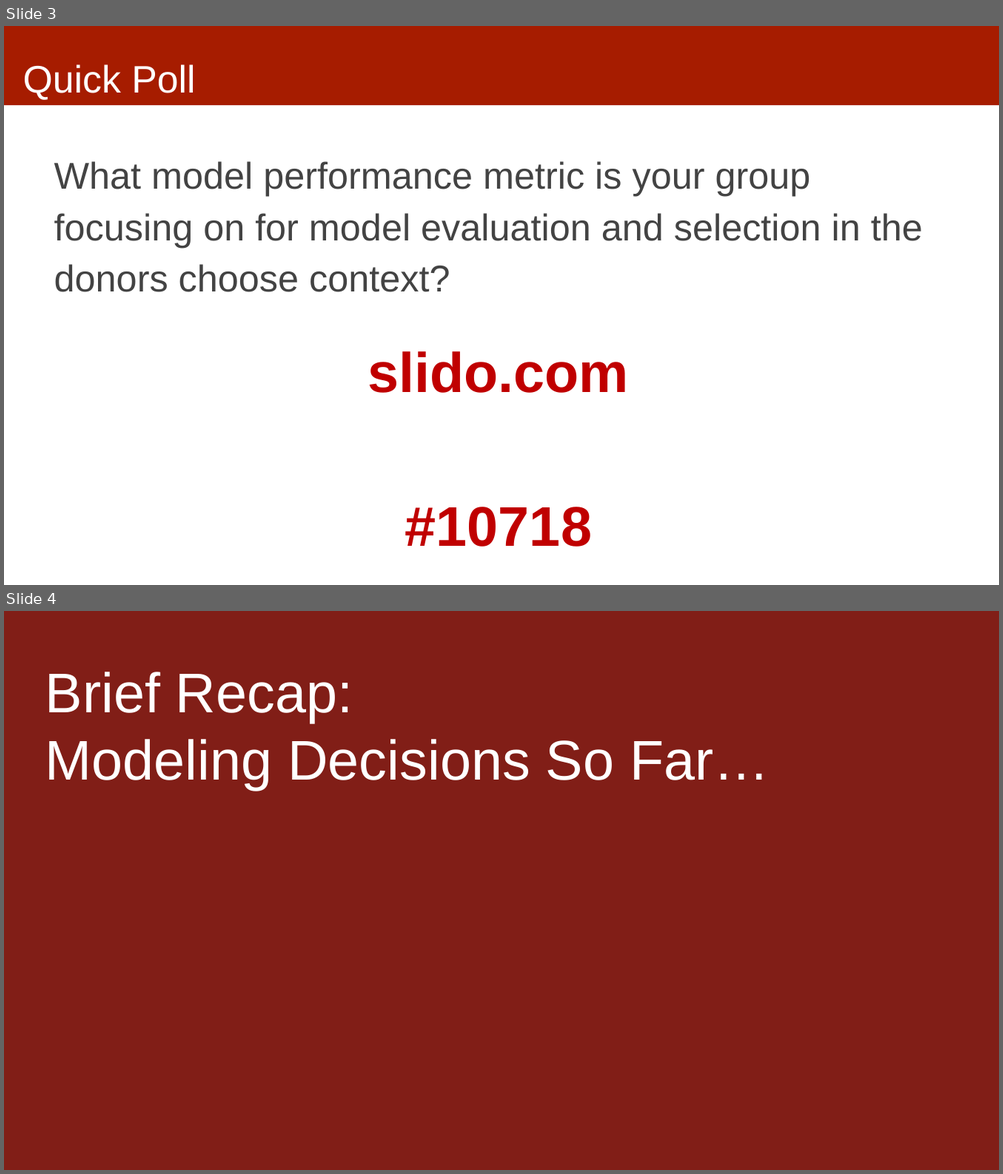
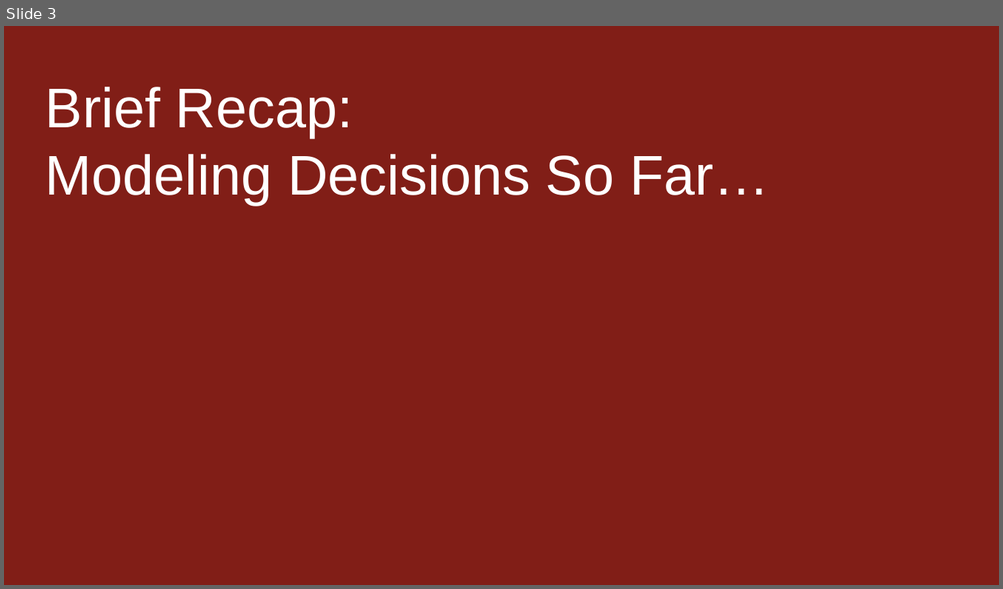
Before and after one commit to dssg/MLinPractice, a slide deck: Lectures/Lecture8-Machine-Learning-Pipelines.pptx. Shown one above the other, each under a label of ours: slides 3 and 4 before the commit, slide 3 after it. The pictures are 1003x1174 and 1003x589 pixels, drawn with LibreOffice and Linux fonts; fonts in the diff are those of the drawing. Boxes give left, top, right and bottom in pixels: in the first picture for what was removed or moved away, otherwise in the second. Text is boxed around its words. In the diff, an @@ line names an element or a change of style, - is before the commit and + after.

```diff
--- a/Lectures/Lecture8-Machine-Learning-Pipelines.pptx
+++ b/Lectures/Lecture8-Machine-Learning-Pipelines.pptx
@@ slide 3 removed at bbox=[4, 26, 999, 585], background #FFFFFF @@
@@ rectangle removed at bbox=[4, 26, 999, 105] @@
@@ title removed at bbox=[23, 64, 195, 100] @@
-Quick Poll
@@ text removed at bbox=[54, 161, 922, 292] @@
-What model performance metric is your group focusing on for model evaluation and selection in the donors choose context?
@@ text removed at bbox=[368, 352, 629, 547] @@
-slido.com
-#10718
@@ what was slide 4 is now slide 3 @@
```
Also in this commit, not shown: 2 slides changed, 2 slides added, 9 other slides removed, 1 other file.
